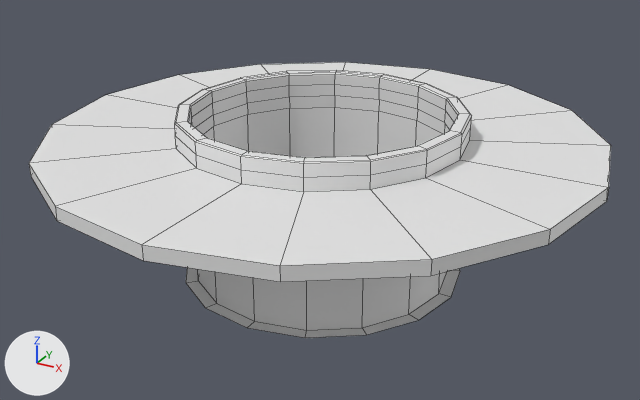
The OBJ model Site-13-V2/Assets/SCPAssets/Models/Props/Stationary-Weapon/Pod/Stationary-Weapon-Pod.obj, before and after one commit.
One viewpoint serves both versions: a 50 mm lens placed at (1.52, -2.78, 1.09), pointed at (0.0, -0.02, -0.29). The lights are fixed; the arrows at lower left show +X, +Y and +Z. Mesh edges are drawn as thin lines. Materials are left out; every surface is plain grey. Where no turn or scale is listed for an object, it has been applied to the vertices.

The first picture shows 'Stationary-Weapon-Pod'.
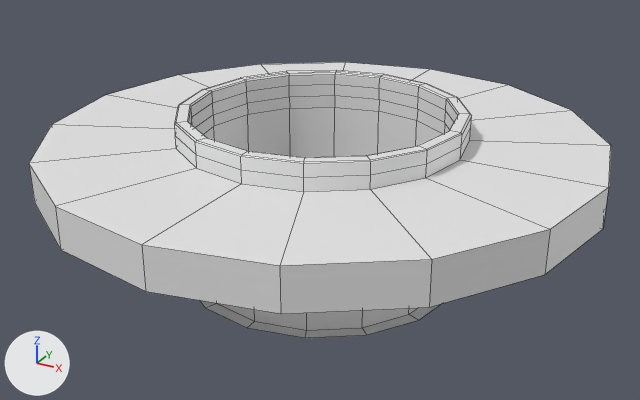
Changed parts and their boxes (x1, y1, x2, y2) in the pictures (640 x 400 px; the box of a moved part takes in the faces that stretch with it):
part 1 of me_stationary_weapon_pod, moved or reshaped
    before: (29, 164, 609, 282)
    after: (29, 164, 609, 314)

The edits, one by one:
me_stationary_weapon_pod has 224 vertices, 208 faces and spans x -1.06..1.06, y -1.06..1.06, z -0.57..0.07.
me_stationary_weapon_pod is used by ob_stationary_weapon_pod; location (0.0, 0.0, 0.0).
Before the commit, vertices of me_stationary_weapon_pod: 130 (-0.75, 0.75, -0.08), 131 (-0.98, 0.41, -0.07), 136 (-1.06, 0.0, -0.07), 139 (-0.98, -0.41, -0.07), 142 (-0.75, -0.75, -0.07) at pixel (30, 176).
Before the commit, vertices of me_stationary_weapon_pod: 145 (-0.41, -0.98, -0.07) at pixel (56, 220), 148 (0.0, -1.06, -0.08) at pixel (143, 260), 151 (0.41, -0.98, -0.07) at pixel (280, 281), 154 (0.75, -0.75, -0.07) at pixel (430, 275), 157 (0.98, -0.41, -0.07) at pixel (548, 244).
Before the commit, vertices of me_stationary_weapon_pod: 160 (1.06, 0.0, -0.07) at pixel (606, 201), 163 (0.98, 0.41, -0.07) at pixel (609, 158), 166 (0.75, 0.75, -0.07), 169 (0.41, 0.98, -0.08), 172 (0.0, 1.06, -0.08).
Before the commit, vertices of me_stationary_weapon_pod: 175 (-0.41, 0.98, -0.08), 176 (-0.51, 0.21, -0.07), 177 (-0.39, 0.39, -0.07), 178 (-0.55, 0.0, -0.07), 179 (-0.51, -0.21, -0.07).
Before the commit, vertices of me_stationary_weapon_pod: 180 (-0.39, -0.39, -0.07), 181 (-0.21, -0.51, -0.07), 182 (0.0, -0.55, -0.07), 183 (0.21, -0.51, -0.07), 184 (0.39, -0.39, -0.07).
Before the commit, vertices of me_stationary_weapon_pod: 185 (0.51, -0.21, -0.07), 186 (0.55, 0.0, -0.07), 187 (0.51, 0.21, -0.07), 188 (0.39, 0.39, -0.07), 189 (0.21, 0.51, -0.07).
Before the commit, vertices of me_stationary_weapon_pod: 190 (0.0, 0.55, -0.07), 191 (-0.21, 0.51, -0.07).
Part 1, on me_stationary_weapon_pod:
Vertices 130, 131, 136, 139, 142, 145, 148, 151, 154, 157, 160, 163, 166, 169, 172, 175 to 191 of me_stationary_weapon_pod move by (0.0, 0.0, -0.1).
